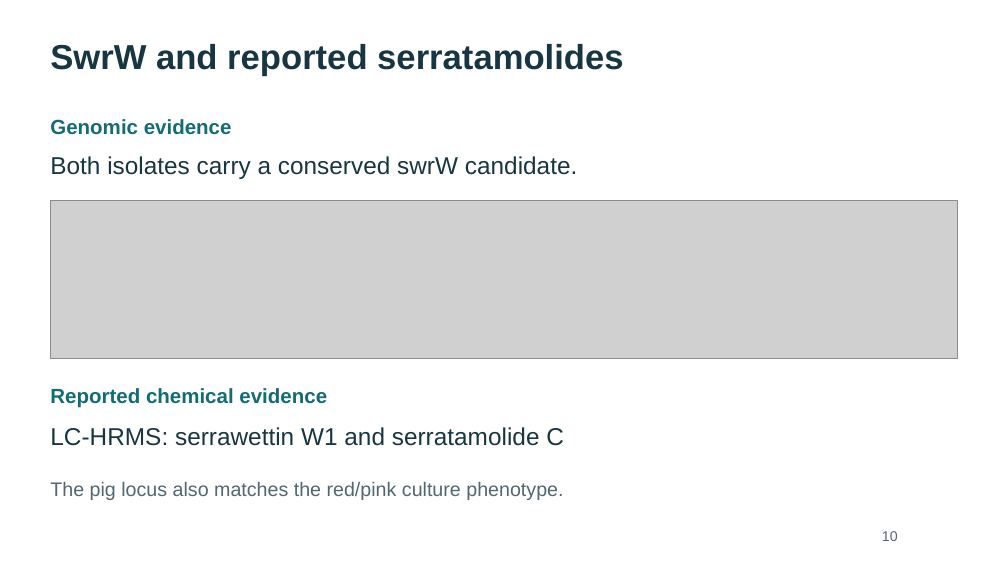
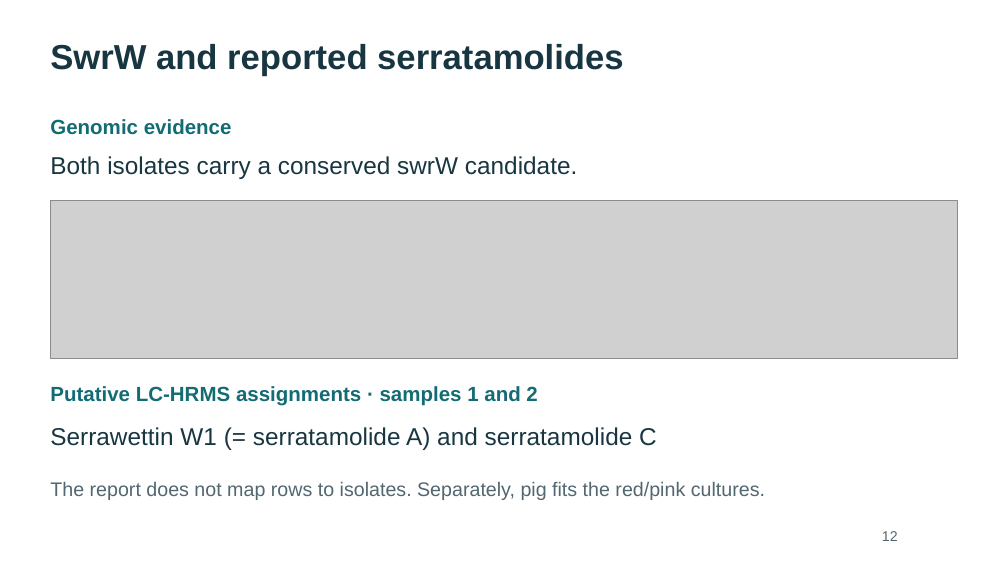
Before and after one commit to WhyAdr/sm-manu, a slide deck: slide 12 of explainer/NMZ-Serratia-genomics-explainer-2026-10-20.pptx (slide 10 before the commit). Drawn at 1008x567 pixels with LibreOffice and Linux fonts; fonts in the diff are those of the drawing; grey boxes stand for pictures. Boxes give left, top, right and bottom in pixels: in the first picture for what was removed or moved away, otherwise in the second. Text is boxed around its words. In the diff, an @@ line names an element or a change of style, - is before the commit and + after.

Commit message:
Revise genomics explainer with antiSMASH and evidence scoreboard

```diff
--- a/explainer/NMZ-Serratia-genomics-explainer-2026-10-20.pptx
+++ b/explainer/NMZ-Serratia-genomics-explainer-2026-10-20.pptx
@@ text at [50,386,537,406]: text changed @@
-Reported chemical evidence
+Putative LC-HRMS assignments · samples 1 and 2
@@ text at [50,427,657,450]: text changed @@
-LC-HRMS: serrawettin W1 and serratamolide C
+Serrawettin W1 (= serratamolide A) and serratamolide C
@@ text at [50,481,765,500]: text changed @@
-The pig locus also matches the red/pink culture phenotype.
+The report does not map rows to isolates. Separately, pig fits the red/pink cultures.
@@ text at [882,531,898,541]: text changed @@
-10
+12
```
Also in this commit, not shown: 21 other slides changed, 4 slides added, 1 slide removed, 12 other files.
